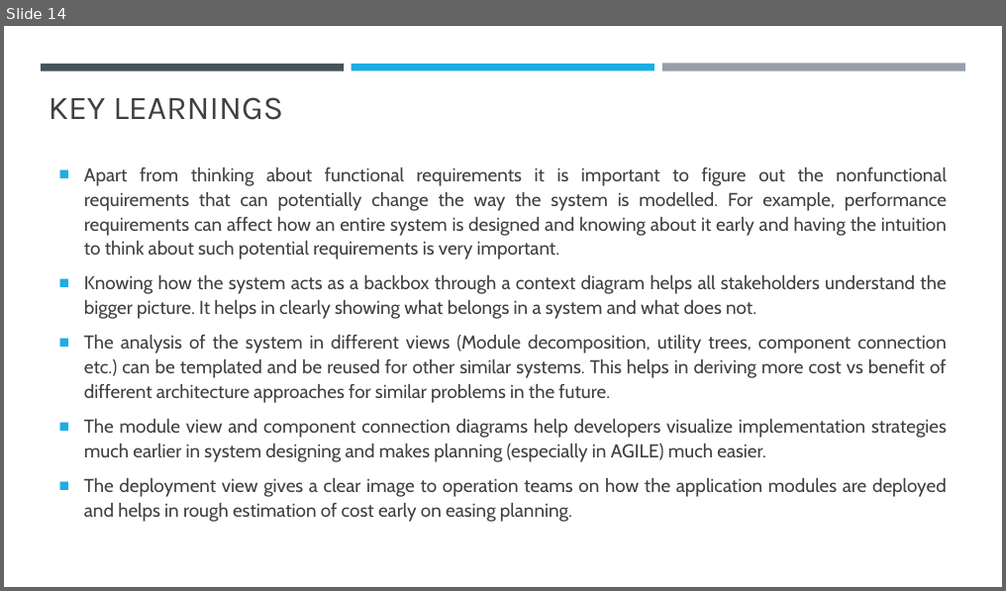
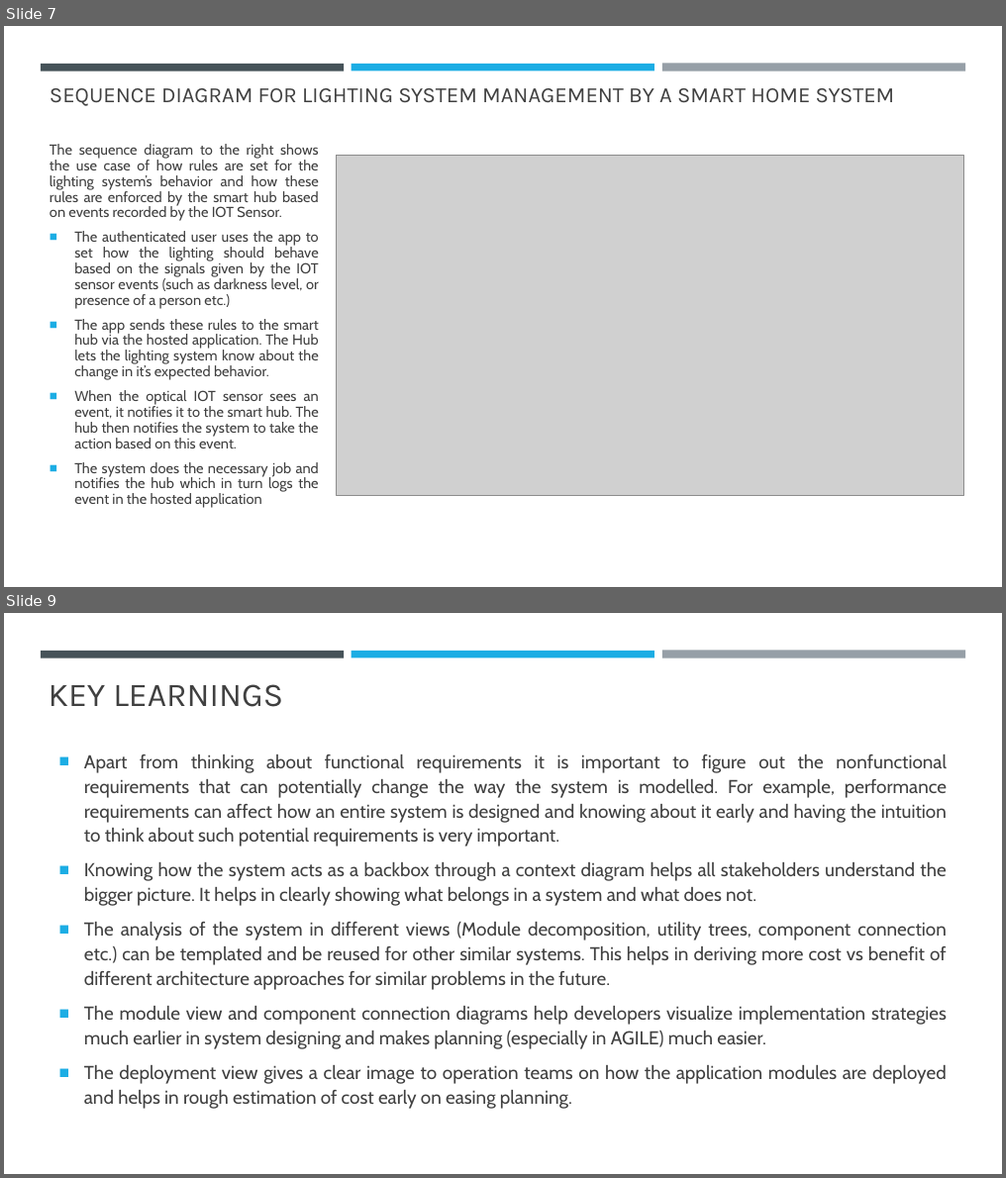
Before and after one commit to Akhilsudh/BITS-Assignment, a slide deck: Semester 2/Software Architecture/Assignment 2/SA-Assignment-2021MT12054.pptx. Shown one above the other, each under a label of ours: slide 14 before the commit, slides 7 and 9 after it; the slides between them are not shown. The pictures are 1006x591 and 1006x1178 pixels, drawn with LibreOffice and Linux fonts; fonts in the diff are those of the drawing; grey boxes stand for pictures. Boxes give left, top, right and bottom in pixels: in the first picture for what was removed or moved away, otherwise in the second. Text is boxed around its words. In the diff, an @@ line names an element or a change of style, - is before the commit and + after.

```diff
--- a/Semester 2/Software Architecture/Assignment 2/SA-Assignment-2021MT12054.pptx
+++ b/Semester 2/Software Architecture/Assignment 2/SA-Assignment-2021MT12054.pptx
@@ slide 7 added at [4,26,1002,587], background #FFFFFF; not listed: 3 template elements that a slide beside it also shows @@
@@ title added at [50,88,895,106], 21 pt, text #404040 @@
+SEQUENCE DIAGRAM FOR LIGHTING SYSTEM MANAGEMENT BY A SMART HOME SYSTEM
@@ text added at [50,144,319,508], 14 pt, text #404040 @@
+The sequence diagram to the right shows the use case of how rules are set for the lighting system’s behavior and how these rules are enforced by the smart hub based on events recorded by the IOT Sensor.
+■ The authenticated user uses the app to set how the lighting should behave based on the signals given by the IOT sensor events (such as darkness level, or presence of a person etc.)
+■ The app sends these rules to the smart hub via the hosted application. The Hub lets the lighting system know about the change in it’s expected behavior.
+■ When the optical IOT sensor sees an event, it notifies it to the smart hub. The hub then notifies the system to take the action based on this event.
+■ The system does the necessary job and notifies the hub which in turn logs the event in the hosted application
@@ picture added at [336,156,963,495] @@
@@ what was slide 14 is now slide 9 @@
```
Also in this commit, not shown: 3 slides changed, 4 other slides added, 10 slides removed, 9 other files.
